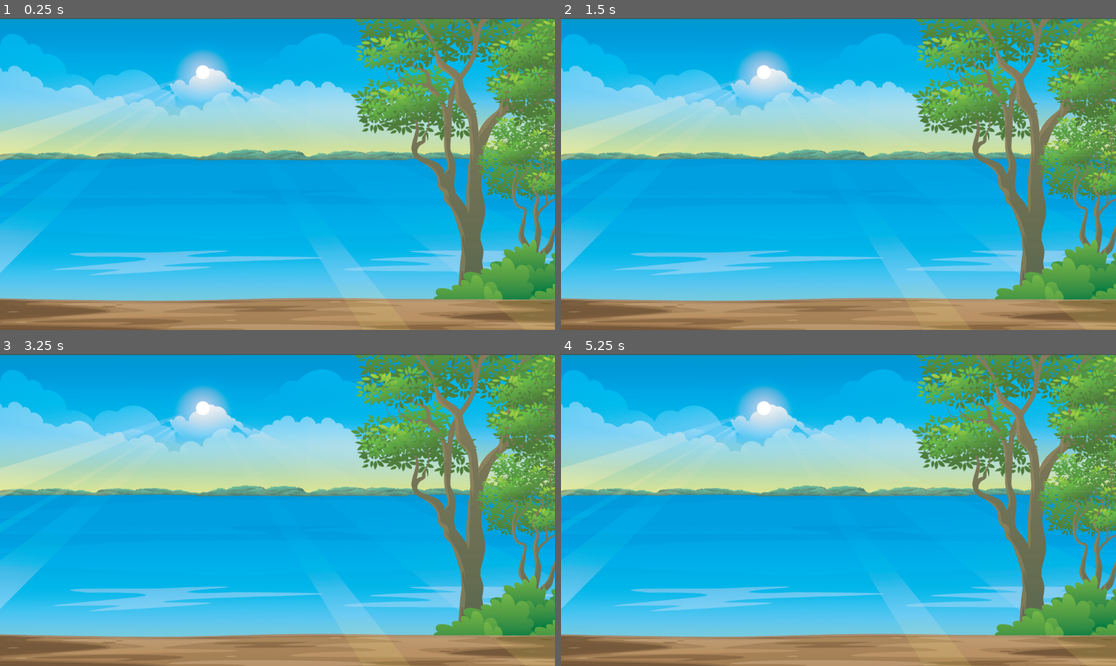
Above: before the commit, frames 1-4 (two rows, left to right).
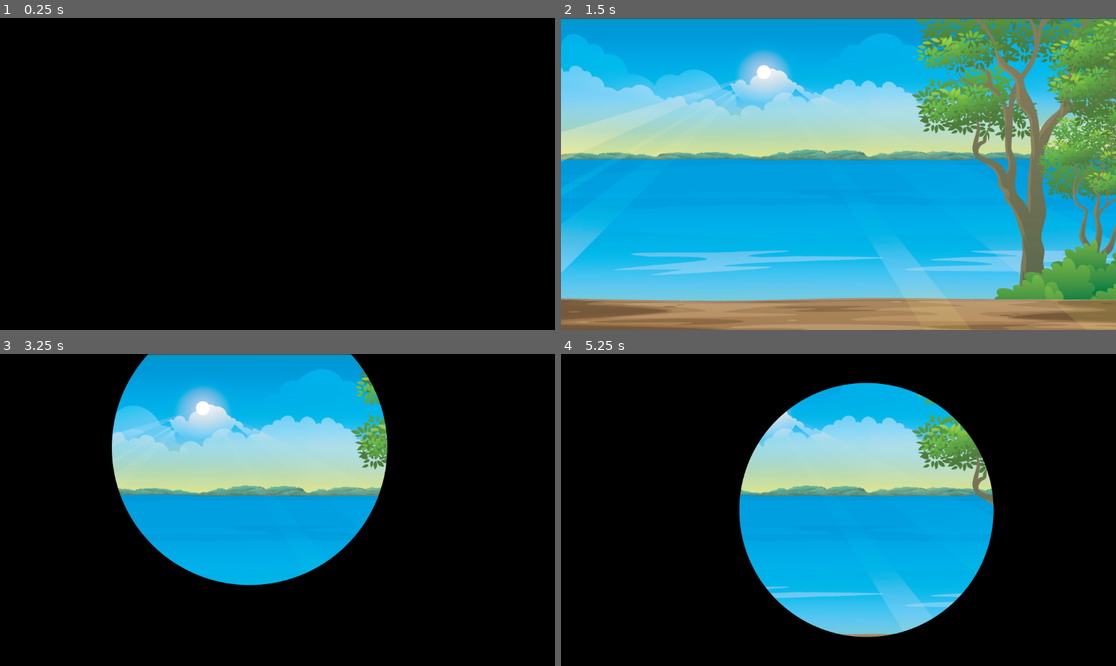
Above: after the commit, the same moments.

Repository: shafayatb/ShaderPlayground
Game: Godot game, scene res://mouse_shader_test.tscn
Two runs of this game, one before a commit and one after it. Both use one fixed random seed, a clock stepped at 60 frames per second and the inputs below. This scene is started directly instead of the project's main scene.
Inputs (mouse positions are in pixels of both pictures, inside the frame that each line leads up to):
- Up to frame 1 (0.25 s): no input
- Up to frame 2 (1.5 s): tap Enter (ui_accept) at 0.5, 1.35 s; move the mouse to (960, 158) at 0.52 s; hold Enter (ui_accept) 0.53-1.28 s; move the mouse to (727, 189) at 1.27 s
- Up to frame 3 (3.25 s): tap Enter (ui_accept) at 1.52, 1.82, 2.85, 3.02 s; move the mouse to (333, 441) at 2.02 s; hold Enter (ui_accept) 2.03-2.78 s; move the mouse to (249, 572) at 2.77 s
- Up to frame 4 (5.25 s): tap Enter (ui_accept) at 3.32, 4.35, 4.52, 4.82 s; move the mouse to (1005, 556) at 3.52 s; hold Enter (ui_accept) 3.53-4.28 s; move the mouse to (672, 463) at 4.27 s; move the mouse to (866, 510) at 5.02 s; hold Enter (ui_accept) from 5.03 s (still down)

The runs differ from the first frame. In frame 1, 100% of the frame differs, in the area x 0-100%, y 0-100%; in frame 2, nothing differs; in frame 3, 69%; in frame 4, 71%.

Commit message:
Circle screen wipe shader

Diff:
--- /dev/null
+++ b/code_shaders/circle_screen_wipe.gdshader
@@ -0,0 +1,19 @@
+shader_type canvas_item;
+
+uniform vec2 target = vec2(0.5);
+uniform float intensity: hint_range(0.0, 1.0, 0.1) ;
+uniform sampler2D screen_texture : hint_screen_texture, repeat_disable, filter_nearest;
+uniform vec4 color: source_color;
+
+void fragment() {
+	vec2 resolution = 1.0 / SCREEN_PIXEL_SIZE;
+
+	vec2 current_pixel = SCREEN_UV * resolution;
+	vec2 target_pixel = vec2(target.x, 1.0 - target.y) * resolution;
+	float dist = distance(current_pixel, target_pixel);
+
+	float radius = intensity * length(resolution);
+
+	COLOR = color;
+	COLOR.a = clamp(1.0 + dist - radius, 0.0, 1.0);
+}
--- /dev/null
+++ b/code_shaders/circle_screen_wipe_shader.tres
@@ -0,0 +1,9 @@
+[gd_resource type="ShaderMaterial" load_steps=2 format=3 uid="uid://bomb4akrdvsy7"]
+
+[ext_resource type="Shader" uid="uid://dhwko1okhwaiw" path="res://code_shaders/circle_screen_wipe.gdshader" id="1_bkgf5"]
+
+[resource]
+shader = ExtResource("1_bkgf5")
+shader_parameter/target = Vector2(0.5, 0.5)
+shader_parameter/intensity = 0.0
+shader_parameter/color = Color(0, 0, 0, 1)
--- a/mouse_shader_test.gd
+++ b/mouse_shader_test.gd
@@ -1,9 +1,24 @@
 extends Node2D
 
 @onready var color_rect: ColorRect = $CanvasLayer/ColorRect
+@onready var circle_transition: ColorRect = $CanvasLayer/CircleTransition
+
+var toggle: bool = false
 
 func _process(delta: float) -> void:
 	var mouse_position = get_viewport().get_mouse_position()
 	mouse_position.x /= get_viewport_rect().size.x
 	mouse_position.y /= get_viewport_rect().size.y
 	color_rect.material.set_shader_parameter("target", mouse_position)
+	circle_transition.material.set_shader_parameter("target", mouse_position)
+
+func _input(event: InputEvent) -> void:
+	if Input.is_action_just_pressed("ui_accept"):
+		var tween = create_tween()
+		var t = tween.tween_property(
+			circle_transition.material,
+			"shader_parameter/intensity",
+			float(not toggle),
+			1
+		).from(float(toggle)).set_trans(Tween.TRANS_LINEAR).set_ease(Tween.EASE_IN)
+		toggle = not toggle
--- a/mouse_shader_test.tscn
+++ b/mouse_shader_test.tscn
@@ -1,9 +1,10 @@
-[gd_scene load_steps=5 format=3 uid="uid://bvker77qhbxl1"]
+[gd_scene load_steps=6 format=3 uid="uid://bvker77qhbxl1"]
 
 [ext_resource type="Script" uid="uid://5pc086ydf6g4" path="res://mouse_shader_test.gd" id="1_j16d8"]
 [ext_resource type="Material" uid="uid://dhof6twpios61" path="res://code_shaders/line_screen_shader.tres" id="2_qca7y"]
 [ext_resource type="Material" uid="uid://csdrgi5x6ll5r" path="res://code_shaders/guassian_blur_shader.tres" id="3_hd1p7"]
 [ext_resource type="Texture2D" uid="uid://bg5rt36j5vsud" path="res://assets/simple_bg.jpg" id="3_qca7y"]
+[ext_resource type="Material" uid="uid://bomb4akrdvsy7" path="res://code_shaders/circle_screen_wipe_shader.tres" id="4_2l0eu"]
 
 [node name="MouseShaderTest" type="Node2D"]
 script = ExtResource("1_j16d8")
@@ -20,7 +21,16 @@
 grow_vertical = 2
 
 [node name="Blur" type="ColorRect" parent="CanvasLayer"]
+visible = false
 material = ExtResource("3_hd1p7")
+anchors_preset = 15
+anchor_right = 1.0
+anchor_bottom = 1.0
+grow_horizontal = 2
+grow_vertical = 2
+
+[node name="CircleTransition" type="ColorRect" parent="CanvasLayer"]
+material = ExtResource("4_2l0eu")
 anchors_preset = 15
 anchor_right = 1.0
 anchor_bottom = 1.0
Not shown, added: code_shaders/circle_screen_wipe.gdshader.uid
